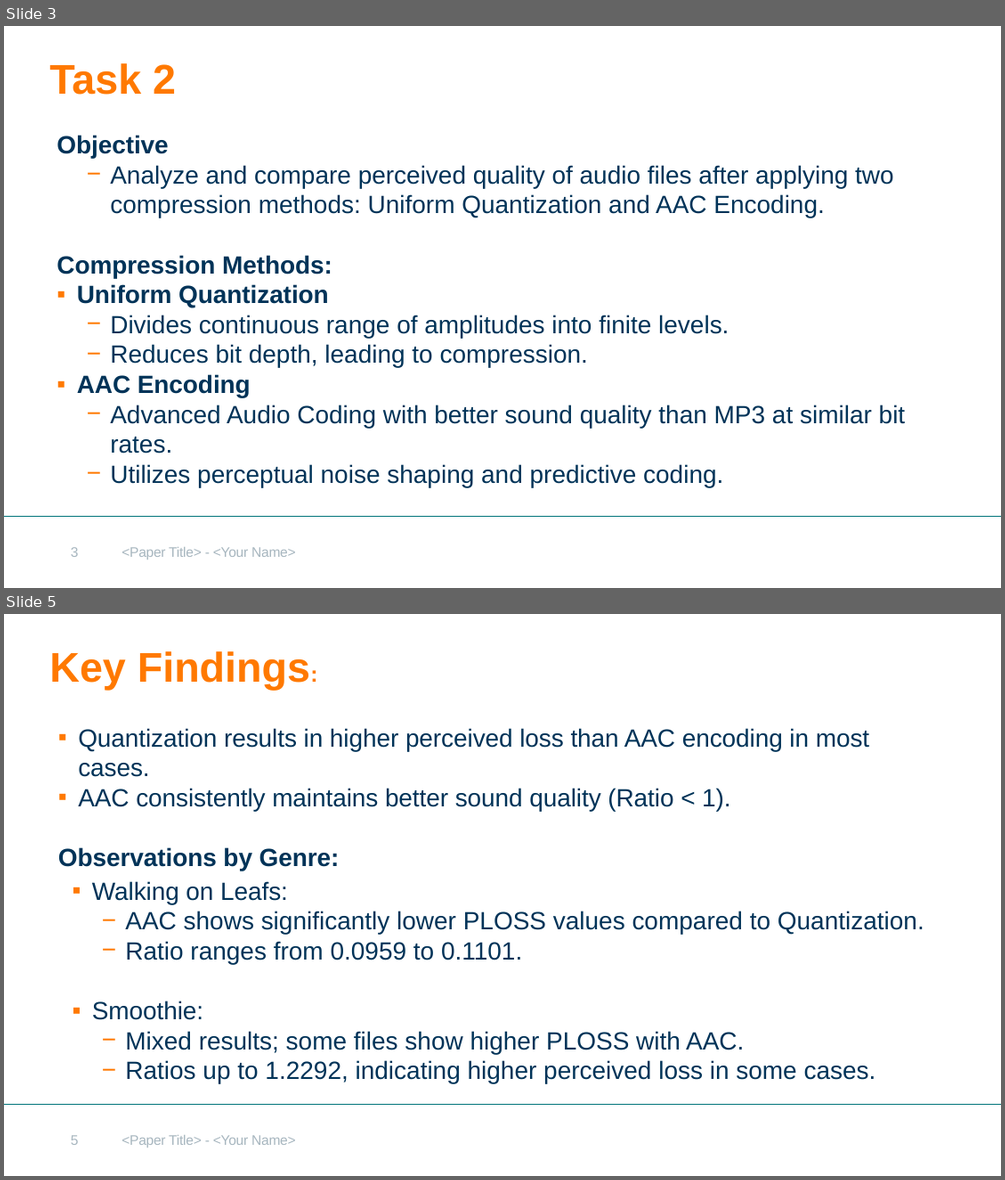
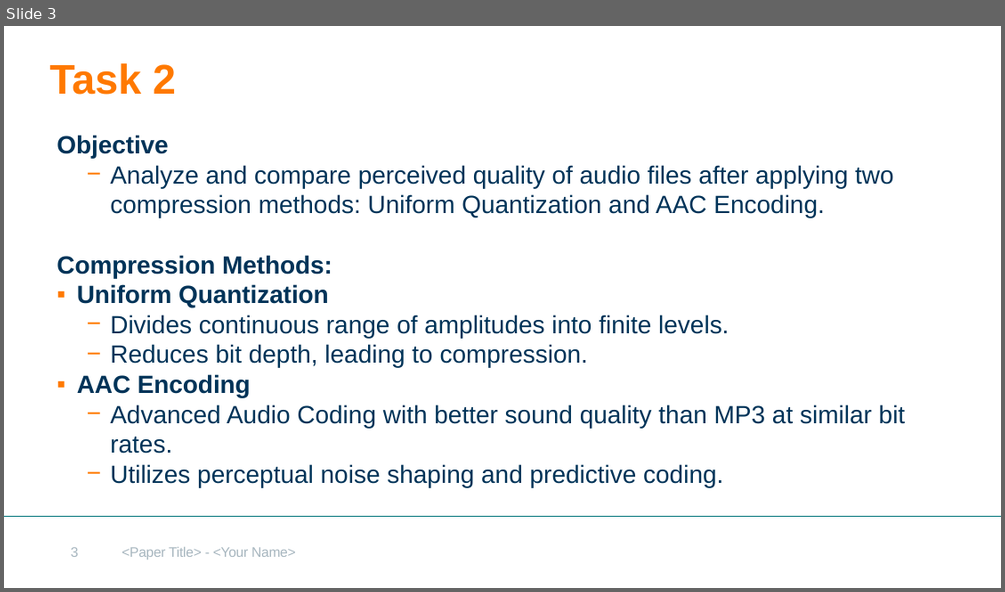
Before and after one commit to javvadasghar/MRSP_Seminar_Project_Group8, a slide deck: Project Presentation.pptx. Shown one above the other, each under a label of ours: slides 3 and 5 before the commit, slide 3 after it; the slides between them are not shown. The pictures are 1005x1180 and 1005x592 pixels, drawn with LibreOffice and Linux fonts; fonts in the diff are those of the drawing; background and template pictures are left out. Boxes give left, top, right and bottom in pixels: in the first picture for what was removed or moved away, otherwise in the second. Text is boxed around its words. In the diff, an @@ line names an element or a change of style, - is before the commit and + after.

```diff
--- a/Project Presentation.pptx
+++ b/Project Presentation.pptx
@@ slide 5 removed at box(4, 614, 1001, 1176), background #FFFFFF; not listed: 2 template elements that a slide beside it also shows @@
@@ title removed at box(49, 651, 310, 690) @@
-Key Findings:
@@ text removed at box(58, 728, 869, 870) @@
-▪ Quantization results in higher perceived loss than AAC encoding in most cases.
-▪ AAC consistently maintains better sound quality (Ratio < 1).
-Observations by Genre:
@@ text removed at box(92, 881, 924, 1083) @@
-▪ Walking on Leafs:
-    − AAC shows significantly lower PLOSS values compared to Quantization.
-    − Ratio ranges from 0.0959 to 0.1101.
-▪ Smoothie:
-    − Mixed results; some files show higher PLOSS with AAC.
-    − Ratios up to 1.2292, indicating higher perceived loss in some cases.
@@ page number removed at box(71, 1135, 79, 1144) @@
-5
```
Also in this commit, not shown: 1 slide changed, 4 slides added, 3 other slides removed, 1 other file.
